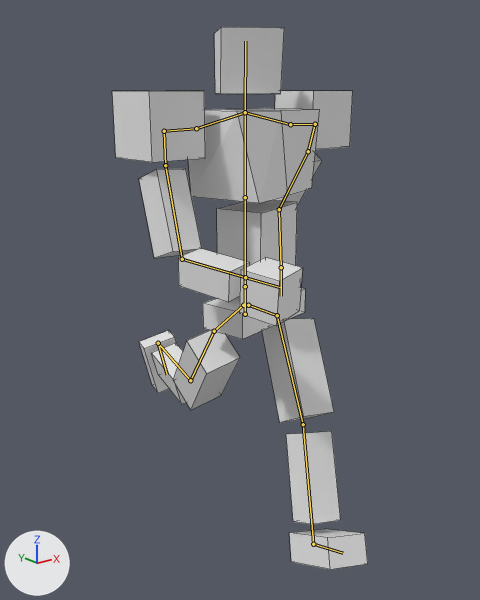
An edit to the Blender file models/guy2.blend, drawn before and after from the same camera.
Both versions are drawn from a 50 mm lens placed at (-5.12, -5.76, 5.96), pointed at (0.06, 0.72, 3.37). The axes (+X, +Y, +Z) are drawn at lower left. The lights are the same throughout. Both versions are drawn at frame 15 of the action 'walk'; the numbers are the values there. The bones that bend it are drawn over the model as lines. Mesh edges are drawn as thin lines.

The first picture shows 'guy2'.
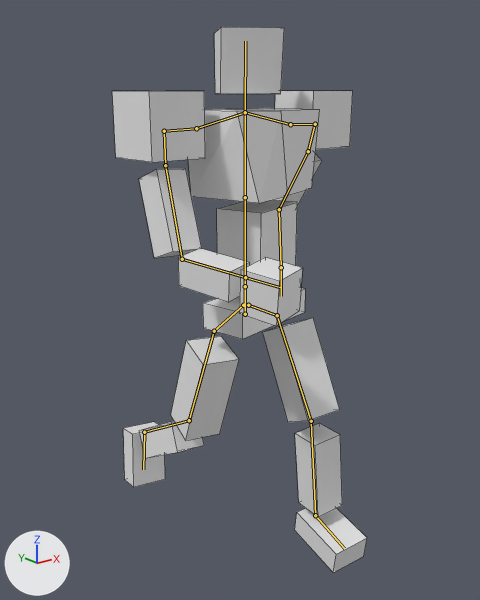
Pixel boxes (x1, y1, x2, y2) of what changed, in the pictures (480 x 600 px):
'guy2', posed
    before: (112, 27, 368, 569)
    after: (112, 27, 367, 573)
bone 'muslod', root to tip
    before: (214, 331) to (190, 380)
    after: (214, 331) to (189, 420)
bone 'piernad', root to tip
    before: (190, 380) to (158, 343)
    after: (189, 420) to (144, 432)
bone 'pied', root to tip
    before: (158, 343) to (167, 374)
    after: (144, 432) to (143, 469)
bone 'musloi', root to tip
    before: (277, 315) to (303, 424)
    after: (277, 315) to (311, 421)
bone 'piernai', root to tip
    before: (303, 424) to (313, 544)
    after: (311, 421) to (315, 515)
bone 'piei', root to tip
    before: (313, 544) to (343, 553)
    after: (315, 515) to (344, 548)

The change in detail:
Bone 'muslod' (bone_muslod) turns from (40, 6, -13) to (18, 9, 4) degrees about its own x, y and z.
Bone 'piernad' (bone_piernad) turns from (49, 4, -7) to (42, -4, 2) degrees about its own x, y and z.
Bone 'pied' (bone_pied) turns from (2, 1, -1) to (-23, 1, -1) degrees about its own x, y and z.
Bone 'musloi' (bone_musloi) turns from (-31, 3, 9) to (-27, 5, -2) degrees about its own x, y and z.
Bone 'piernai' (bone_piernai) turns from (5, 3, 4) to (25, -2, -2) degrees about its own x, y and z.
Bone 'piei' (bone_piei) turns from (1, -2, -3) to (-12, 0, -1) degrees about its own x, y and z.
